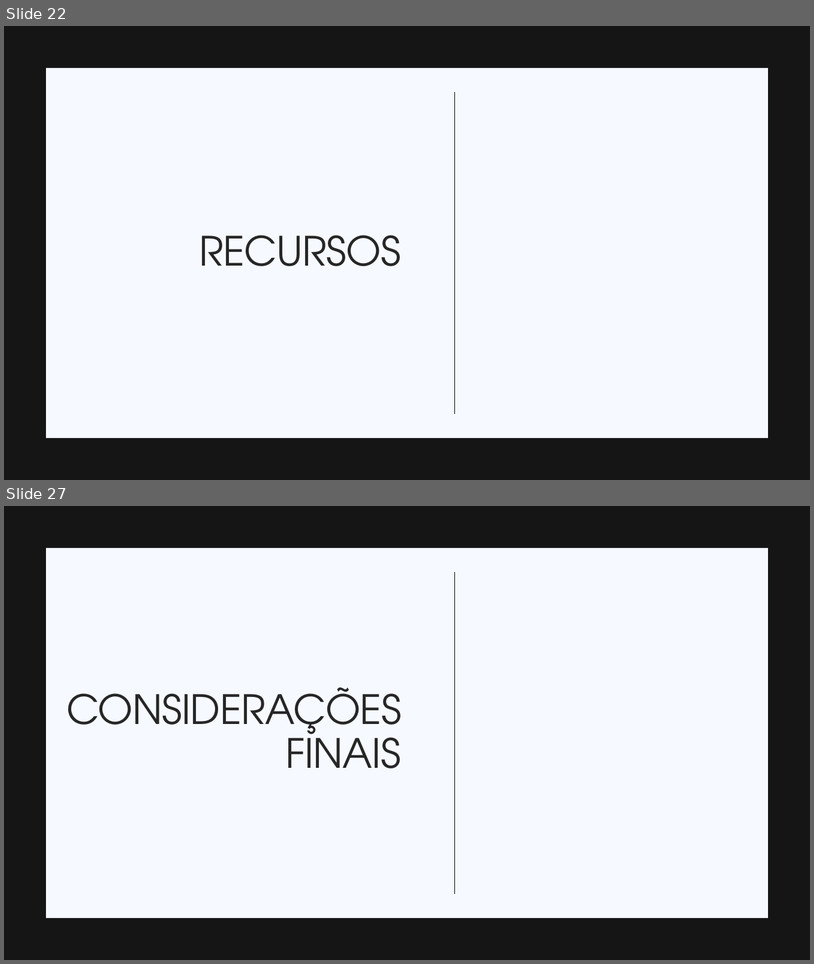
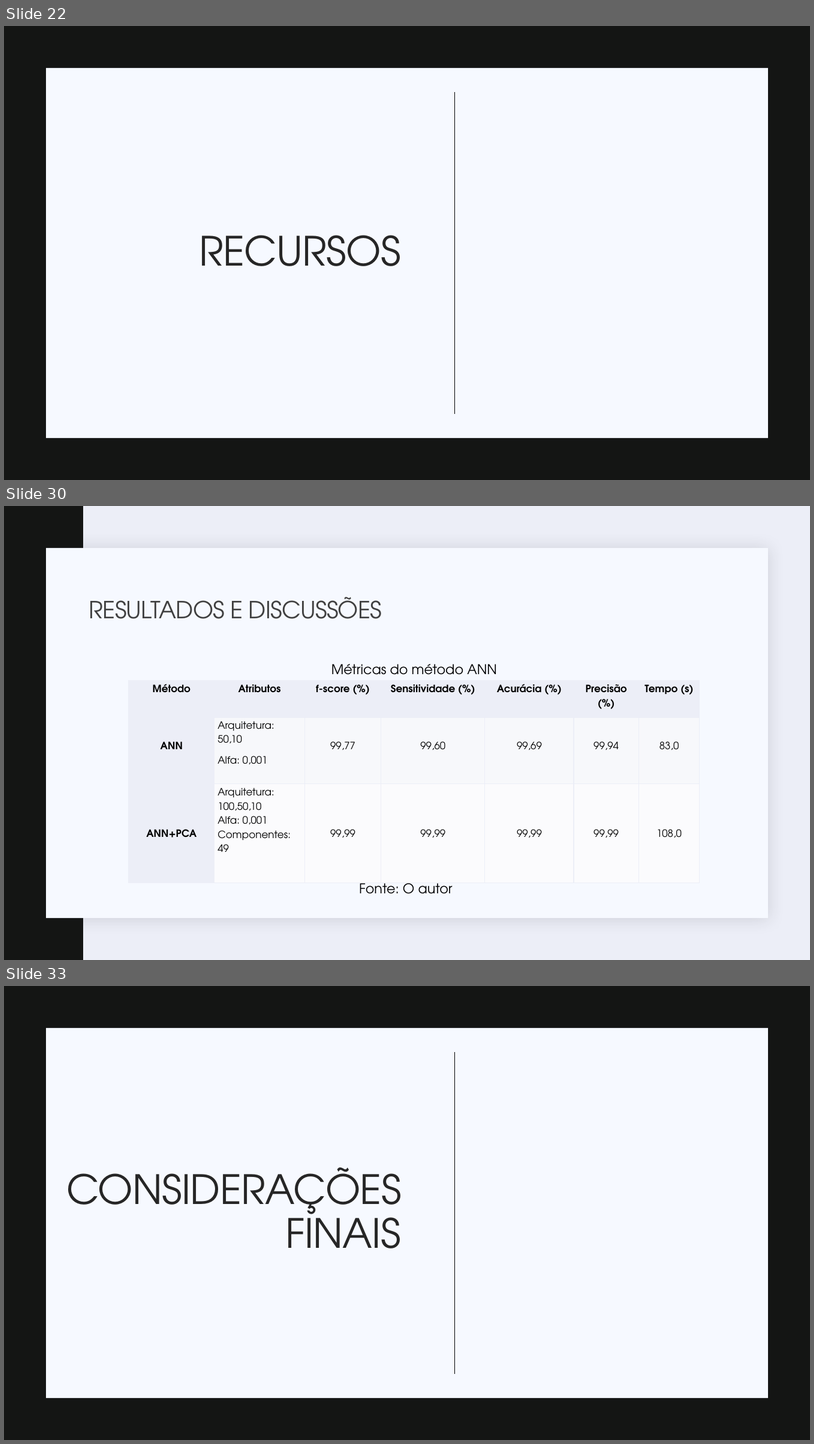
Before and after one commit to JoaoGNT/DDoS_Detection, a slide deck: Apresentação.pptx. Shown one above the other, each under a label of ours: slides 22 and 27 before the commit, slides 22, 30 and 33 after it; the slides between them are not shown. The pictures are 814x964 and 814x1444 pixels, drawn with LibreOffice and Linux fonts; fonts in the diff are those of the drawing. Boxes give left, top, right and bottom in pixels: in the first picture for what was removed or moved away, otherwise in the second. Text is boxed around its words. In the diff, an @@ line names an element or a change of style, - is before the commit and + after.

```diff
--- a/Apresentação.pptx
+++ b/Apresentação.pptx
@@ slide 30 added at (4,506,810,960), background #ECEEF7; not listed: 1 template element that a slide beside it also shows @@
@@ rectangle added at (4,506,83,960), fill #141514 @@
@@ title added at (89,597,382,619), 28 pt, text #404040 @@
+RESULTADOS E DISCUSSÕES
@@ text added at (332,664,497,675), 16 pt, text #000000 @@
+Métricas do método ANN
@@ table added at (129,680,700,882), 3 rows, 7 columns @@
+Método | Atributos | f-score (%) | Sensitividade (%) | Acurácia (%) | Precisão (%) | Tempo (s)
+ANN | Arquitetura: 50,10 / Alfa: 0,001 | 99,77 | 99,60 | 99,69 | 99,94 | 83,0
+ANN+PCA | Arquitetura: 100,50,10 Alfa: 0,001 Componentes: 49 | 99,99 | 99,99 | 99,99 | 99,99 | 108,0
@@ text added at (359,883,453,894), 16 pt, text #000000 @@
+Fonte: O autor
@@ what was slide 27 is now slide 33 @@
```
Also in this commit, not shown: 6 slides changed, 10 other slides added, 2 slides removed, 6 other files.
